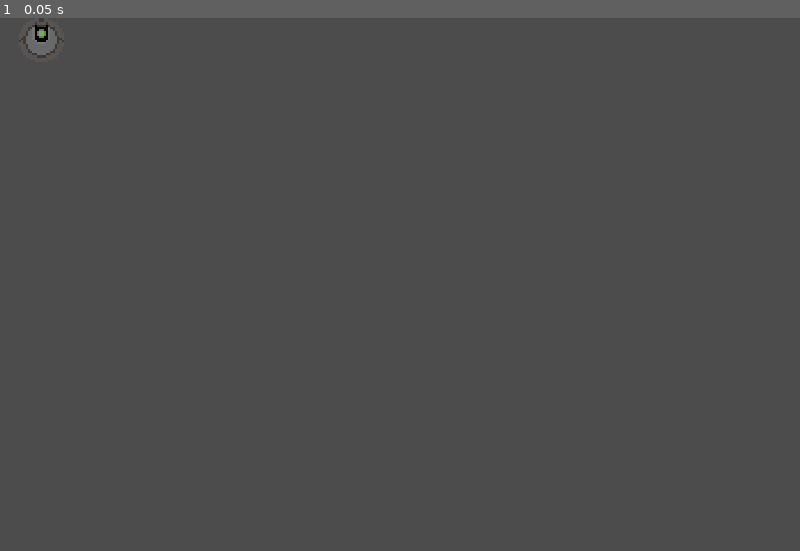
Above: before the commit, frame 1.
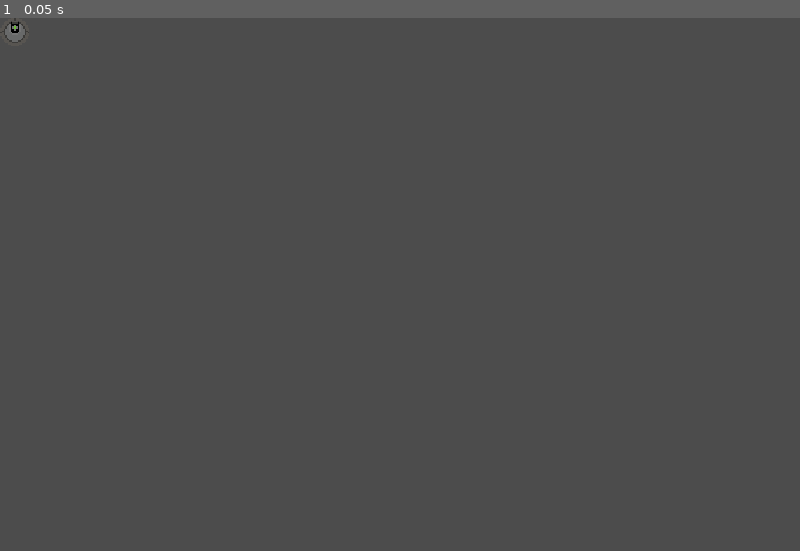
Above: after the commit, the same moment.

Repository: PlainOldNoah/DroneDeployer-OLD
Game: Godot game, scene res://components/launch_queue_item.tscn
The game is run twice, just before and just after one commit, with the same random seed, the same clock (stepped at 60 frames per second) and the same inputs. This scene is started directly instead of the project's main scene.
Inputs:
- Up to frame 1 (0.05 s): no input

The runs differ from the first frame. In frame 1, 0.2% of the frame differs, in the area x 0-8%, y 0-7%.

Commit message:
Drone path now toggleable

Diff:
--- a/drone_game/components/launch_queue_item.tscn
+++ b/drone_game/components/launch_queue_item.tscn
@@ -3,16 +3,16 @@
 [ext_resource path="res://assets/small_drone.png" type="Texture" id=1]
 
 [node name="LaunchQueueItem" type="TextureRect"]
-margin_left = 33.0
-margin_right = 113.0
-margin_bottom = 80.0
+margin_right = 50.0
+margin_bottom = 50.0
 grow_horizontal = 0
 grow_vertical = 0
-rect_min_size = Vector2( 80, 80 )
-size_flags_horizontal = 6
+rect_min_size = Vector2( 50, 50 )
+size_flags_horizontal = 3
+size_flags_vertical = 3
 texture = ExtResource( 1 )
 expand = true
-stretch_mode = 5
+stretch_mode = 6
 __meta__ = {
 "_editor_description_": ""
 }
--- a/drone_game/core/main.tscn
+++ b/drone_game/core/main.tscn
@@ -126,8 +126,6 @@
 margin_top = 20.0
 margin_right = 126.0
 margin_bottom = 126.0
-size_flags_horizontal = 3
-size_flags_vertical = 3
 texture = null
 
 [node name="VBoxContainer" type="VBoxContainer" parent="GameManager/GUI/LaunchQueue/MarginContainer/VBoxContainer"]
--- a/drone_game/lifeforms/drone.gd
+++ b/drone_game/lifeforms/drone.gd
@@ -1,6 +1,7 @@
 class_name Drone
 extends "res://lifeforms/generic_lifeform.gd"
 
+export var show_path:bool = false
 export var max_bounce_to_home:int = 0 # If 0 then ignore
 var bounce_count:int = 0
 
@@ -80,7 +81,8 @@
 	else:
 		set_velocity_from_vector(get_bounce_direction(collision))
 
-	traveled_line.add_point(global_position, 0)
+	if show_path:
+		traveled_line.add_point(global_position, 0)
 
 	if max_bounce_to_home > 0 and bounce_count >= max_bounce_to_home:
 		set_vel_to_hub()
--- a/drone_game/lifeforms/drone.tscn
+++ b/drone_game/lifeforms/drone.tscn
@@ -12,6 +12,7 @@
 collision_mask = 15
 script = ExtResource( 3 )
 speed = 300.0
+show_path = false
 max_bounce_to_home = 10
 
 [node name="Sprite" parent="." index="0"]
@@ -22,7 +23,6 @@
 shape = SubResource( 1 )
 
 [node name="TraveledPath" type="Line2D" parent="." index="2"]
-width = 26.0
 default_color = Color( 0, 0.882353, 1, 0.137255 )
 joint_mode = 2
 begin_cap_mode = 2
